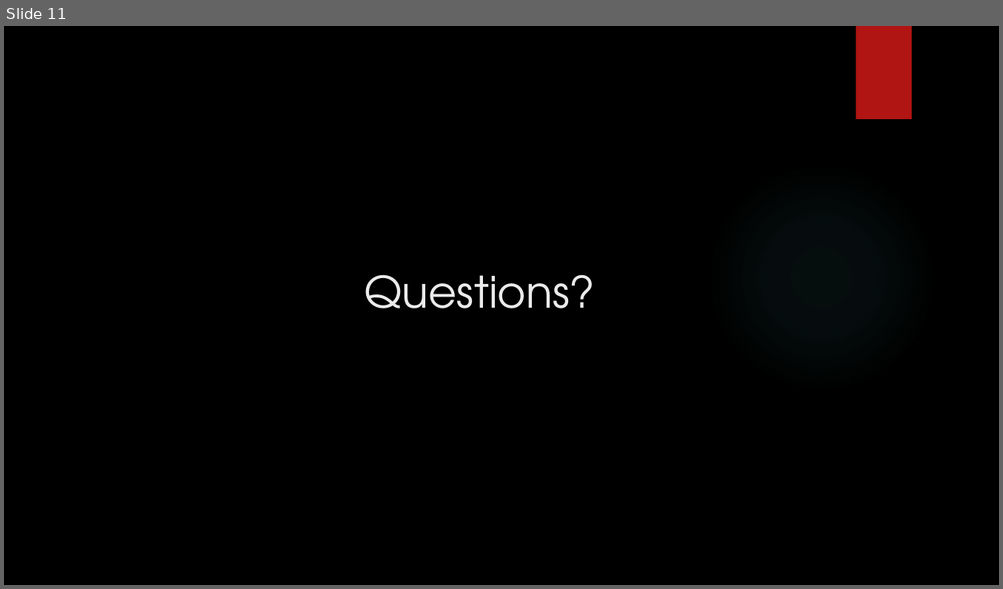
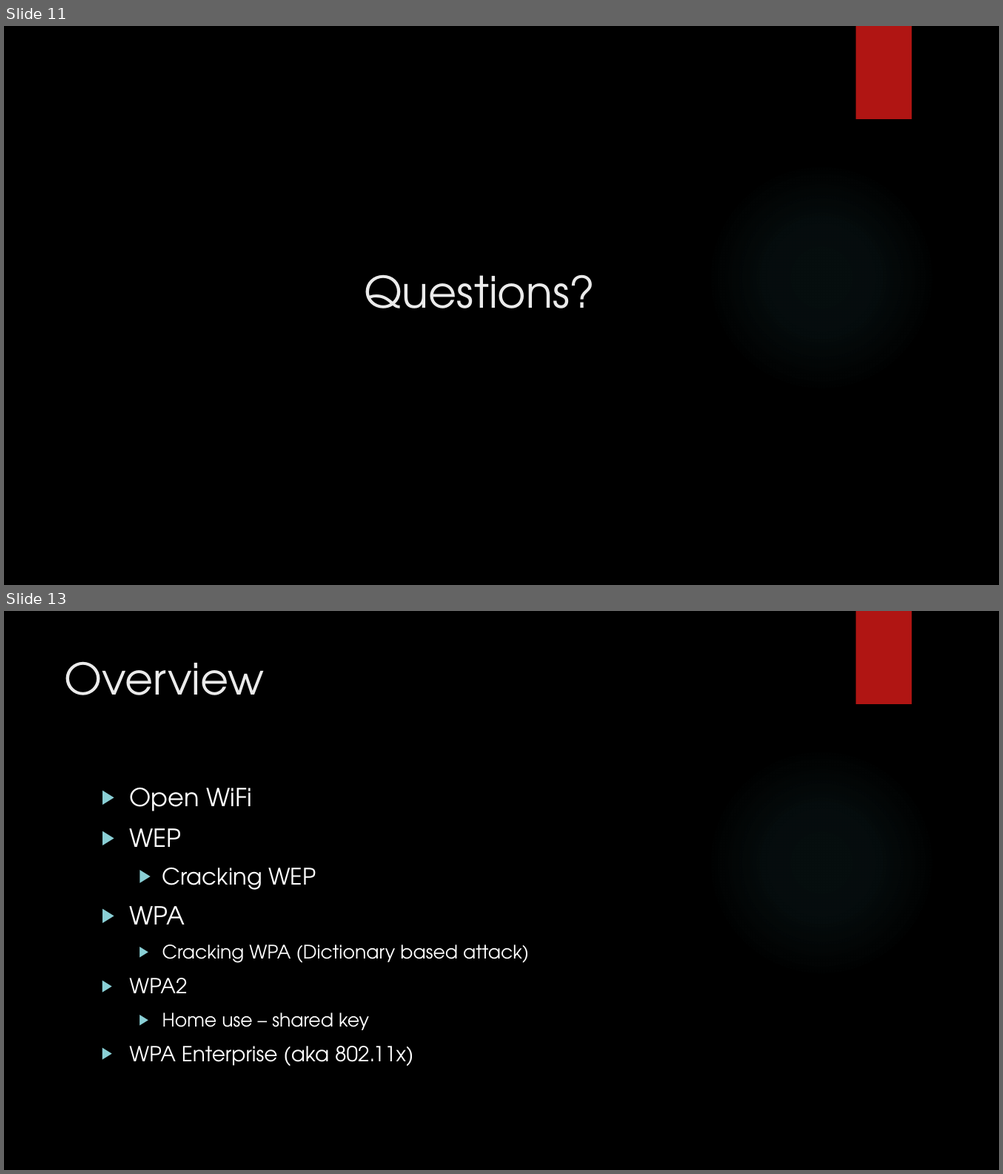
Before and after one commit to Polo08816/COSC734, a slide deck: Project/KevinKuo - Project Presentation.pptx. Shown one above the other, each under a label of ours: slide 11 before the commit, slides 11 and 13 after it; the slides between them are not shown. The pictures are 1003x589 and 1003x1174 pixels, drawn with LibreOffice and Linux fonts; fonts in the diff are those of the drawing; background and template pictures are left out. Boxes give left, top, right and bottom in pixels: in the first picture for what was removed or moved away, otherwise in the second. Text is boxed around its words. In the diff, an @@ line names an element or a change of style, - is before the commit and + after.

Commit message:
Last update at home.

```diff
--- a/Project/KevinKuo - Project Presentation.pptx
+++ b/Project/KevinKuo - Project Presentation.pptx
@@ slide 13 added at (4, 611, 999, 1170), background picture (left out); not listed: 2 template elements that a slide beside it also shows @@
@@ title added at (64, 661, 264, 695), 42 pt, text #EBEBEB @@
+Overview
@@ text added at (129, 787, 529, 1066), 18 pt, text #FFFFFF @@
+▶ Open WiFi
+▶ WEP
+  ▶ Cracking WEP
+▶ WPA
+  ▶ Cracking WPA (Dictionary based attack)
+▶ WPA2
+  ▶ Home use – shared key
+▶ WPA Enterprise (aka 802.11x)
```
Also in this commit, not shown: 1 slide changed, 2 other slides added, 1 slide removed, 1 other file.
